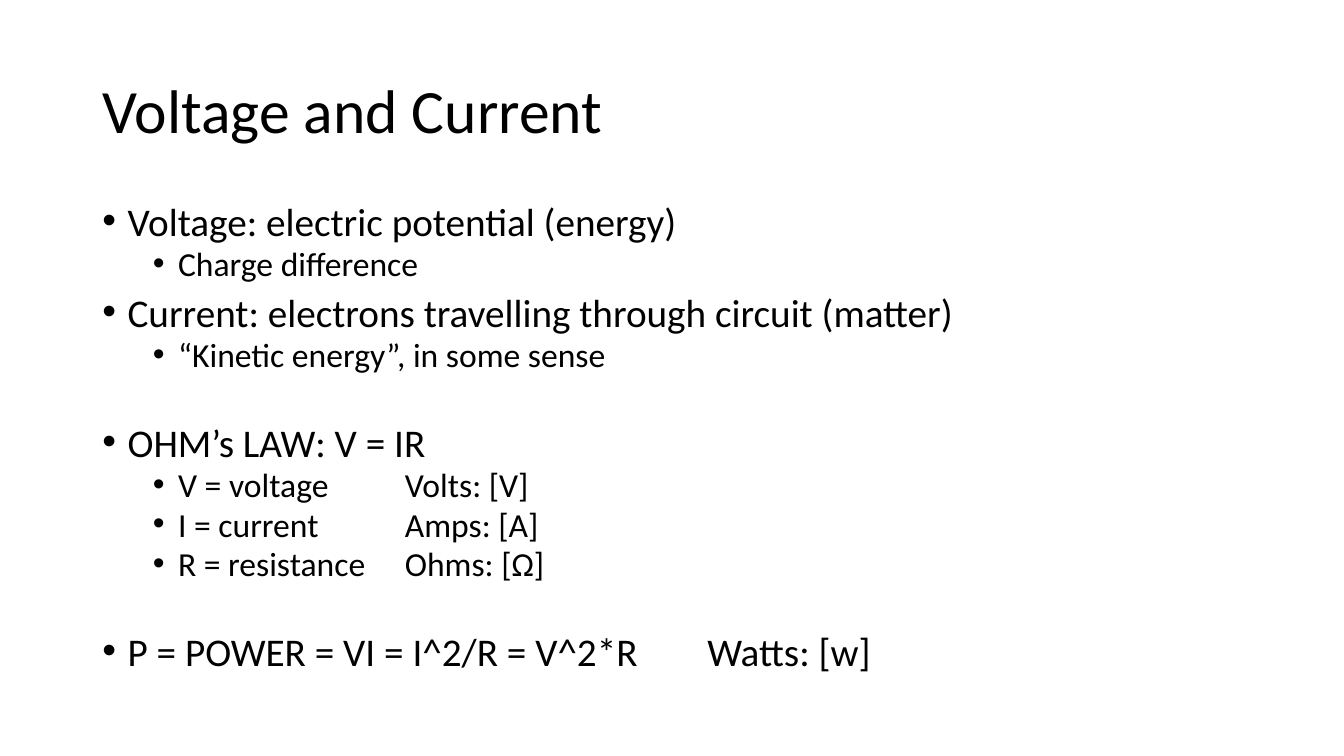
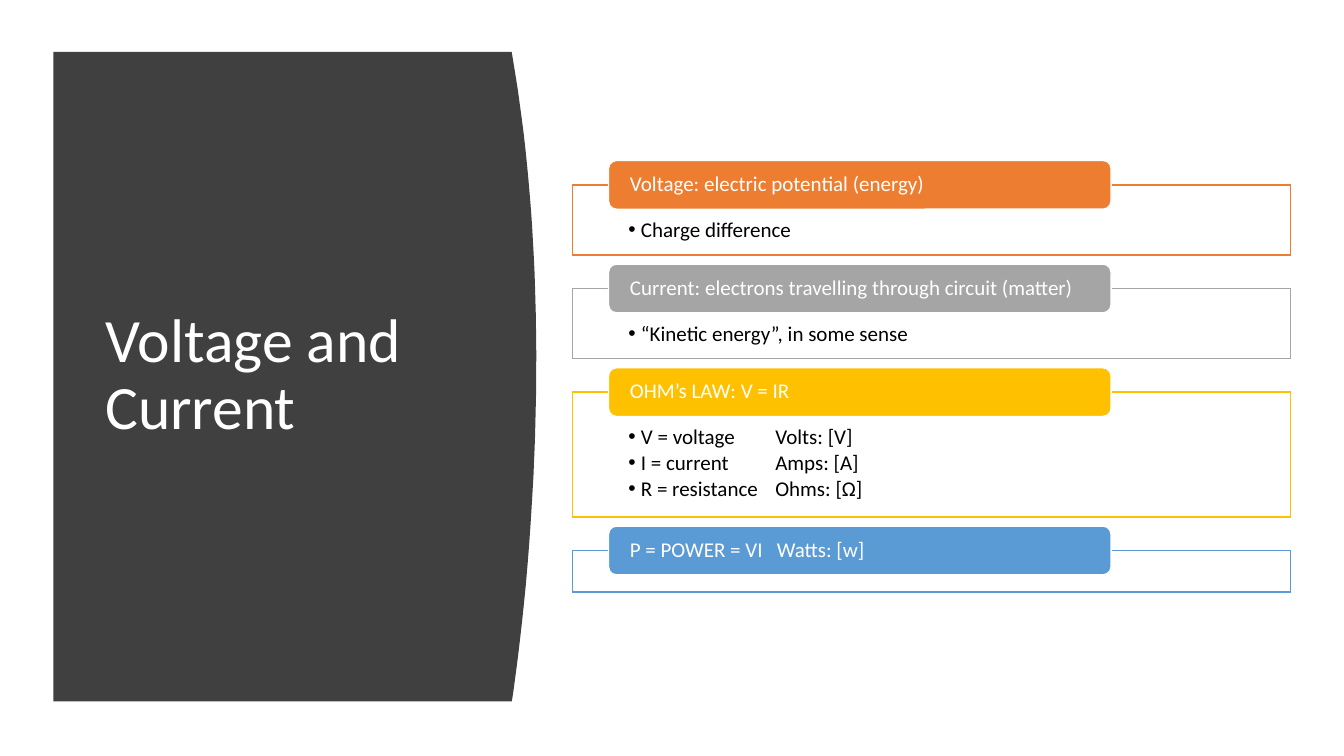
Before and after one commit to Runtime-Learner/McGill-BattleBots-Club, a slide deck: slide 3 of ECSE/Workshop-1/workshop1.pptx. Drawn at 1344x756 pixels with LibreOffice and Linux fonts; fonts in the diff are those of the drawing. Boxes give left, top, right and bottom in pixels: in the first picture for what was removed or moved away, otherwise in the second. Text is boxed around its words. In the diff, an @@ line names an element or a change of style, - is before the commit and + after.

```diff
--- a/ECSE/Workshop-1/workshop1.pptx
+++ b/ECSE/Workshop-1/workshop1.pptx
@@ freeform shape added at (53, 52, 536, 702), fill #404040 @@
@@ title "Voltage and Current": place and size @@
-title "Voltage and Current" at (102, 90, 602, 144)
+title "Voltage and Current" at (105, 319, 401, 430)
@@ title "Voltage and Current" at (105, 319, 401, 430): text colour #000000 to #FFFFFF @@
@@ text removed at (128, 207, 953, 672) @@
-• Voltage: electric potential (energy)
-  • Charge difference
-• Current: electrons travelling through circuit (matter)
-  • “Kinetic energy”, in some sense
-• OHM’s LAW: V = IR
-  • V = voltage Volts: [V]
-  • I = current Amps: [A]
-  • R = resistance Ohms: [Ω]
-• P = POWER = VI = I^2/R = V^2*R Watts: [w]
@@ group added at (573, 160, 1291, 592): 7 texts, 4 rectangles, 4 rounded rectangles @@
+  • Charge difference
+Voltage: electric potential (energy)
+  • “Kinetic energy”, in some sense
+Current: electrons travelling through circuit (matter)
+  • V = voltage Volts: [V]
+  • I = current Amps: [A]
+  • R = resistance Ohms: [Ω]
+OHM’s LAW: V = IR
+P = POWER = VI Watts: [w]
```
Also in this commit, not shown: 10 other slides changed, 1 slide added, 4 other files.
